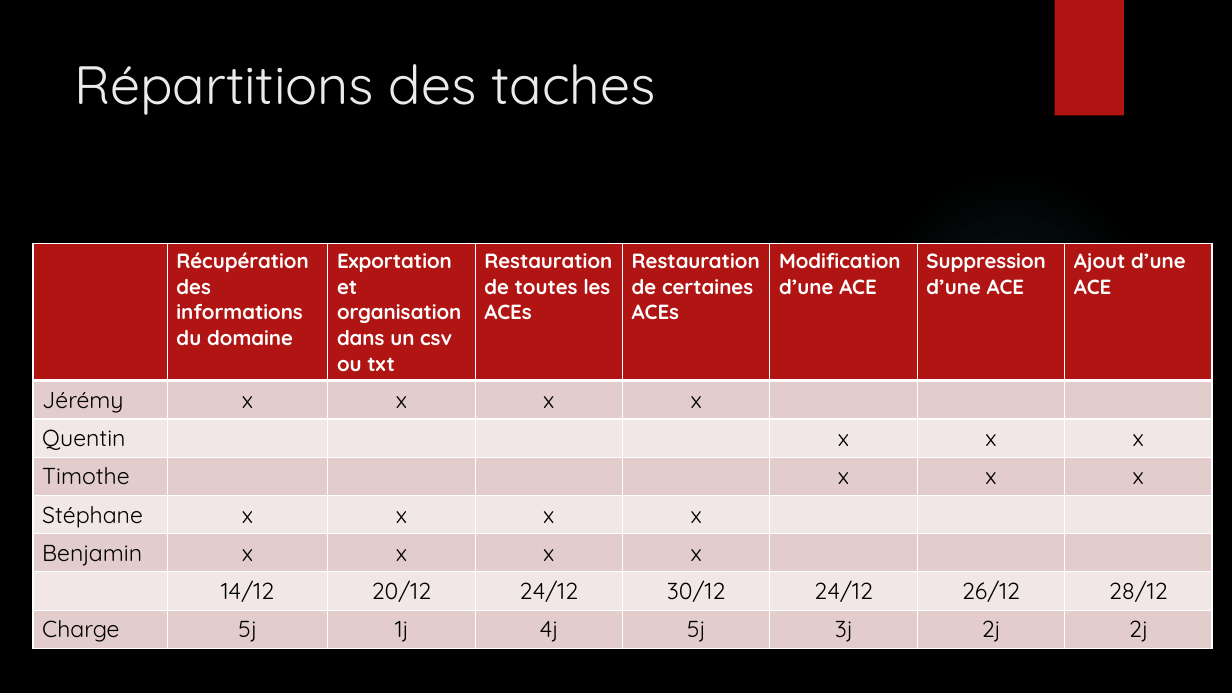
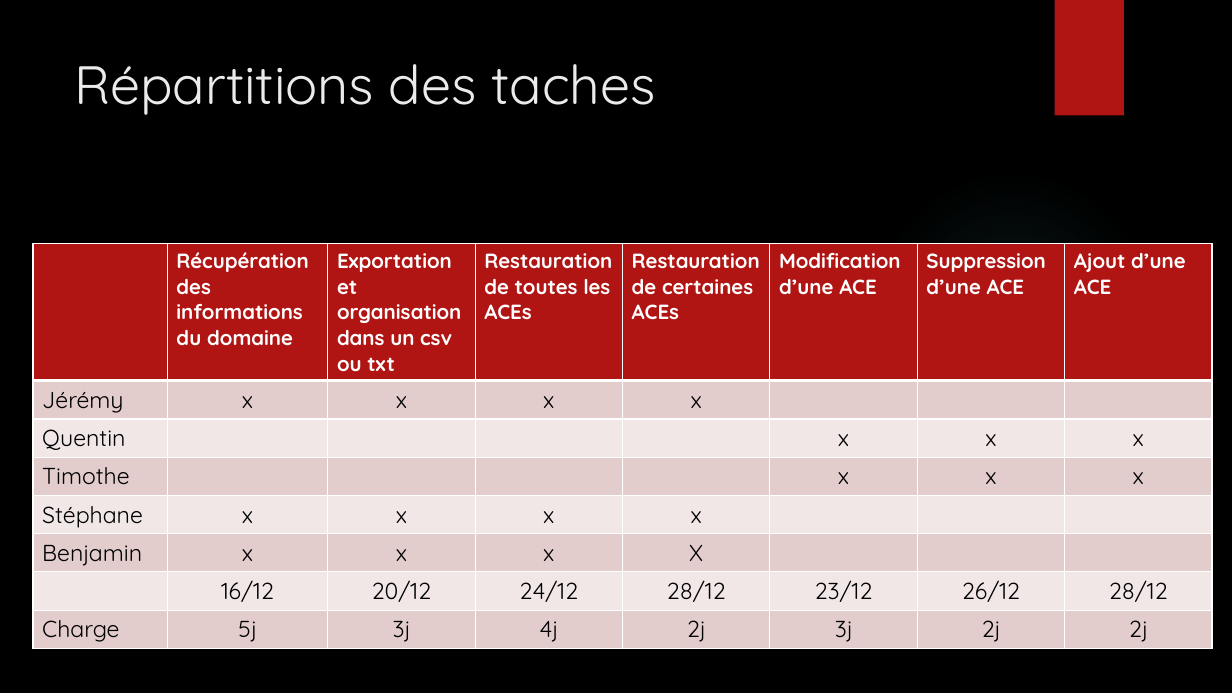
Before and after one commit to FernandezBenjamin/Admin-Windows-Server, a slide deck: slide 5 of Projet_Windows_serveur.pptx. Drawn at 1232x693 pixels with LibreOffice and Linux fonts; fonts in the diff are those of the drawing; background and template pictures are left out. Boxes give left, top, right and bottom in pixels: in the first picture for what was removed or moved away, otherwise in the second. Text is boxed around its words. In the diff, an @@ line names an element or a change of style, - is before the commit and + after.

```diff
--- a/Projet_Windows_serveur.pptx
+++ b/Projet_Windows_serveur.pptx
@@ table at <box>33,244,1215,646</box> @@
-row 6, column 5: x
+row 6, column 5: X
-row 7:  | 14/12 | 20/12 | 24/12 | 30/12 | 24/12 | 26/12 | 28/12
+row 7:  | 16/12 | 20/12 | 24/12 | 28/12 | 23/12 | 26/12 | 28/12
-row 8, column 3: 1j
+row 8, column 3: 3j
-row 8, column 5: 5j
+row 8, column 5: 2j
```
Also in this commit, not shown: 2 other slides changed.
